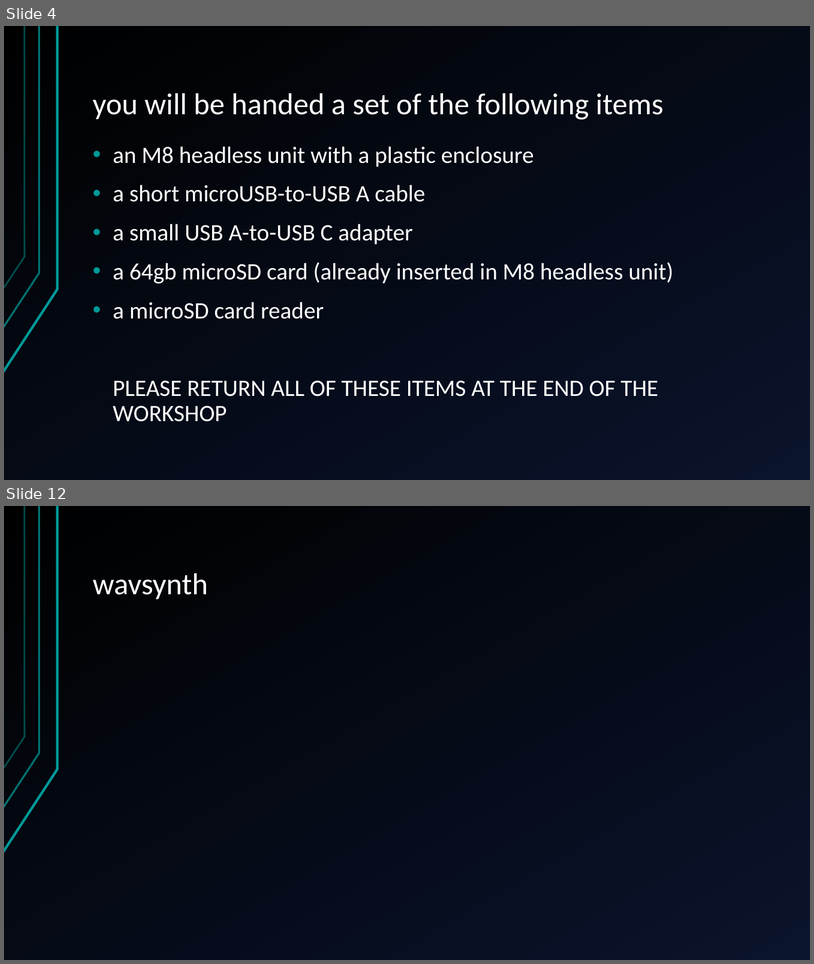
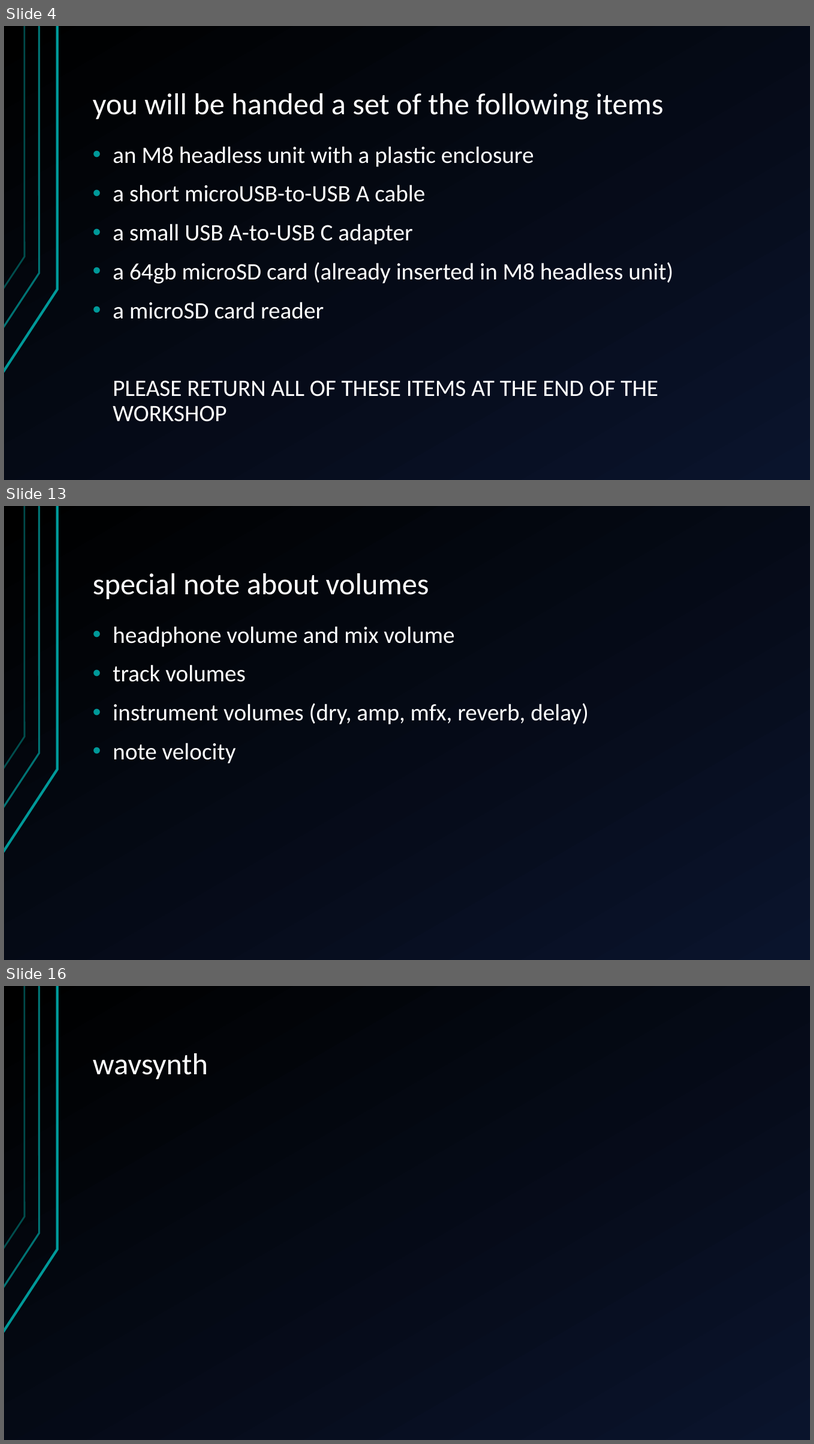
Before and after one commit to jegasus/m8-tracker-workshop, a slide deck: slides_v1.odp. Shown one above the other, each under a label of ours: slides 4 and 12 before the commit, slides 4, 13 and 16 after it; the slides between them are not shown. The pictures are 814x964 and 814x1444 pixels, drawn with LibreOffice and Linux fonts; fonts in the diff are those of the drawing. Boxes give left, top, right and bottom in pixels: in the first picture for what was removed or moved away, otherwise in the second. Text is boxed around its words. In the diff, an @@ line names an element or a change of style, - is before the commit and + after.

```diff
--- a/slides_v1.odp
+++ b/slides_v1.odp
@@ slide 13 added at (x1=4, y1=506, x2=810, y2=960), background gradient #000000 to #0A142C; not listed: 3 template elements that a slide beside it also shows @@
@@ title added at (x1=93, y1=573, x2=429, y2=599), 36 pt, text #FFFFFF @@
+special note about volumes
@@ text added at (x1=113, y1=626, x2=589, y2=763), 28 pt, text #FFFFFF @@
+• headphone volume and mix volume
+• track volumes
+• instrument volumes (dry, amp, mfx, reverb, delay)
+• note velocity
@@ what was slide 12 is now slide 16 @@
```
Also in this commit, not shown: 7 slides changed, 5 other slides added, 2 slides removed, 1 other file.
